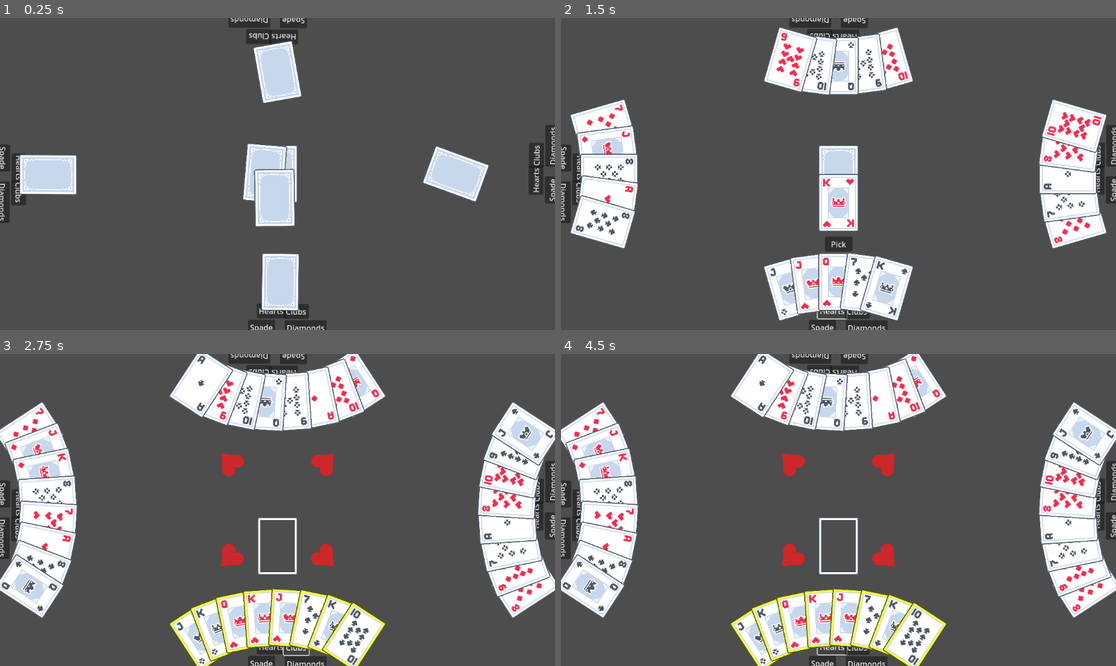
Above: before the commit, frames 1-4 (two rows, left to right).
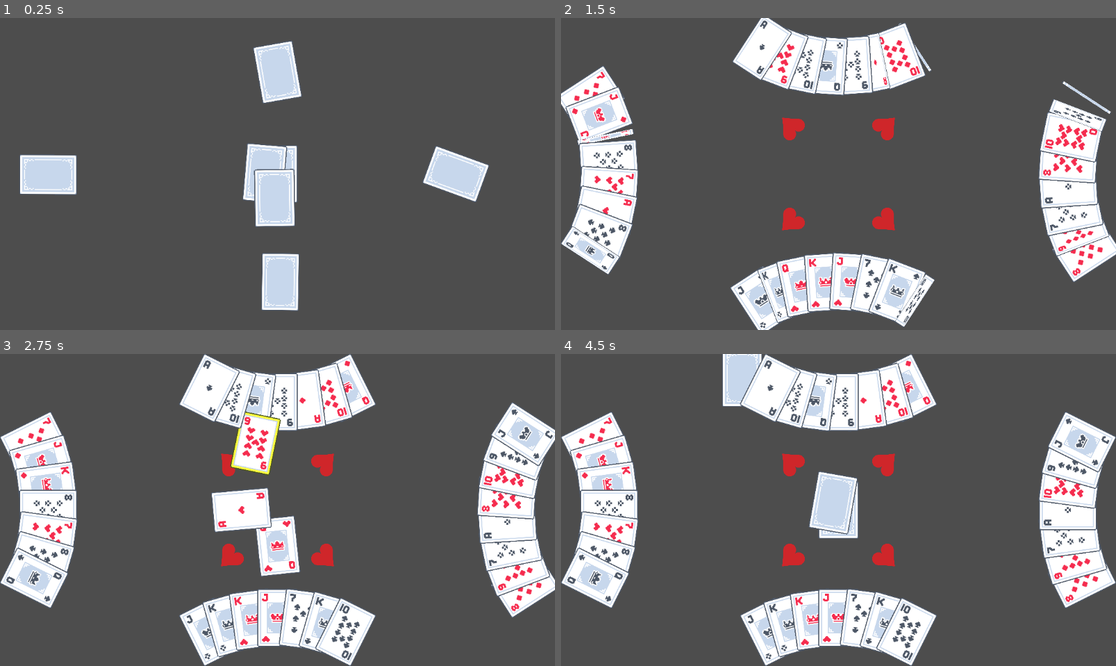
Above: after the commit, the same moments.

Repository: MathieuVavrille/BeloteAI
Game: Godot game, scene res://deal_ui.tscn
The game is run twice, just before and just after one commit, with the same random seed, the same clock (stepped at 60 frames per second) and the same inputs.
Inputs (mouse positions are in pixels of both pictures, inside the frame that each line leads up to):
- Up to frame 1 (0.25 s): no input
- Up to frame 2 (1.5 s): click (821, 326) at 0.5 s, where only the run before the commit has a clickable "Spade"; click (832, 311) at 1.25 s, where only the run before the commit has a clickable "Hearts"
- Up to frame 3 (2.75 s): click (294, 647) at 2 s, where only the run before the commit has a clickable "Clubs"
- Up to frame 4 (4.5 s): click (866, 662) at 2.75 s, where only the run before the commit has a clickable "Diamonds"; click (821, 662) at 3.5 s, where only the run before the commit has a clickable "Spade"; click (832, 647) at 4.25 s, where only the run before the commit has a clickable "Hearts"

The runs differ from the first frame. In frame 1, 2.7% of the frame differs, in the area x 0-100%, y 0-100%; in frame 2, 20%; in frame 3, 19%; in frame 4, 20%.

Commit message:
fully functional game for one round (but you always take the trump card)

Diff:
--- a/deal_ui.gd
+++ b/deal_ui.gd
@@ -14,10 +14,6 @@
 	var dealt_card = $Deck/Deck.cards.pop_back()
 	all_hands[hand_to_deal%4].add_card(dealt_card, true)#, hand_to_deal%4 == 0)
 	hand_to_deal += 1
-
-
-func _on_trick_trick_won(winner: int) -> void:
-	all_hands[winner].add_trick($Deck/Trick)
 
 
 func _on_start_pressed() -> void:
@@ -50,4 +46,22 @@
 func start_round():
 	var trick = load("res://trick.tscn").instantiate()
 	trick.hands = all_hands
+	trick.trick_finished.connect(_on_trick_finished)
 	$Deck.add_child(trick)
+
+func _on_trick_finished(last_trick: int):
+	for hand in all_hands:
+		print("----------")
+		for card in hand.cards_won:
+			print(str(card.suit == hand.trump) + " " + str(card.rank))
+	var team_points = $Bottom/Hand.points_won + $Top/Hand.points_won + (10 if last_trick else 0)
+	var opponents_points = $Left/Hand.points_won + $Right/Hand.points_won + (10 if not last_trick else 0)
+	$Label.text = str(team_points) + " - " + str(opponents_points) + "\n You " + ("Won" if team_points > opponents_points else "Lost") + "!"
+	$Label.visible = true
+	var card_cpt = 0
+	for hand in all_hands:
+		for card in hand.cards_won:
+			get_tree().create_timer(card_cpt * Hand.CARD_MOVEMENT_DURATION / 2).timeout.connect(
+				func(): $Deck/Deck.add_card(card))
+			card_cpt += 1
+	print(card_cpt)
--- a/deal_ui.tscn
+++ b/deal_ui.tscn
@@ -98,4 +98,24 @@
 grow_vertical = 2
 text = "Start"
 
+[node name="Label" type="Label" parent="."]
+visible = false
+layout_mode = 1
+anchors_preset = 8
+anchor_left = 0.5
+anchor_top = 0.5
+anchor_right = 0.5
+anchor_bottom = 0.5
+offset_left = -20.0
+offset_top = -11.5
+offset_right = 20.0
+offset_bottom = 11.5
+grow_horizontal = 2
+grow_vertical = 2
+theme_override_colors/font_color = Color(0, 0, 0, 1)
+theme_override_font_sizes/font_size = 80
+text = "125 - 34
+You won"
+horizontal_alignment = 1
+
 [connection signal="pressed" from="Start" to="." method="_on_start_pressed"]
--- a/deck.gd
+++ b/deck.gd
@@ -17,3 +17,9 @@
 	cards.shuffle()
 	for i in range(len(cards)):
 		cards[i].z_index = i
+
+func add_card(card: Card):
+	ChildExchange.exchange(card, self)
+	cards.append(card)
+	card.tween_position(Vector2.ZERO, 0, Hand.CARD_MOVEMENT_DURATION )
+	get_tree().create_timer(Hand.CARD_MOVEMENT_DURATION / 2.).timeout.connect(func(): card.z_index=len(cards))
--- a/hand.gd
+++ b/hand.gd
@@ -12,23 +12,30 @@
 var angle_between_cards = PI / 12
 
 var cards = []
+var cards_won = []
+var points_won = 0
 var trump = null:
 	set(new_trump):
 		trump = new_trump
 		cards.sort_custom(Card.generate_order(trump))
 		position_cards()
 
+func send_play_card_signal(card):
+	card.highlighted = false
+	for j in range(len(cards)):
+		cards[j].highlighted = false
+	card.tween_scale(1)
+	play_card.emit(card)
+	position_cards()
+
+
 
 func _input(event):
 	if event is InputEventMouseButton and event.pressed:
 		for i in range(len(cards)-1, -1, -1):
 			if cards[i].is_hovered and cards[i].highlighted:
-				for j in range(len(cards)):
-					cards[j].highlighted = false
 				var selected_card = cards.pop_at(i)
-				selected_card.tween_scale(1)
-				play_card.emit(selected_card)
-				position_cards()
+				send_play_card_signal(selected_card)
 				return
 
 
@@ -48,7 +55,7 @@
 		var goal_position = Vector2(cos(angle) * big_radius, -sin(angle) * small_radius)
 		var card_rotation = -small_radius**2 * goal_position.x / big_radius**2 / goal_position.y
 		cards[i].tween_position(goal_position, atan(card_rotation), CARD_MOVEMENT_DURATION)
-		get_tree().create_timer(0.25).timeout.connect(func(): cards[i].z_index=i)
+		get_tree().create_timer(CARD_MOVEMENT_DURATION / 2.).timeout.connect(func(): cards[i].z_index=i)
 
 
 func swap_cards(i, j):
@@ -68,6 +75,15 @@
 func add_trick(trick):
 	ChildExchange.exchange(trick, self)
 	trick.tween_position(Vector2(big_radius, -small_radius / 2.), 0, 1.)
+
+func add_card_won(card):
+	points_won += max(0, Card.TRUMP_VALUES[card.rank] if card.suit == trump else Card.CARDS_VALUES[card.rank])
+	ChildExchange.exchange(card, self)
+	cards_won.append(card)
+	card.tween_position(Vector2(big_radius, -small_radius / 2.), 0, CARD_MOVEMENT_DURATION)
+	var current_len = len(cards)
+	get_tree().create_timer(CARD_MOVEMENT_DURATION / 2.).timeout.connect(
+		func(): card.z_index = current_len - 40)
 
 func activate_possible_cards(selected_suit, opponent_wins, highest_trump):
 	var has_better_trump = false
@@ -89,22 +105,34 @@
 					if card.suit == trump and (highest_trump == null or Card.TRUMP_VALUES[card.rank] > highest_trump):
 						card.highlighted = true
 			else: # my teamate wins
-				for card in cards:
-					card.highlighted = true
+				activate_all_cards()
 	else:  # selected_suit == trump
 		if has_better_trump:  # has a better one
 			for card in cards:
-				if card.suit == trump and highest_trump == null or Card.TRUMP_VALUES[card.rank] > highest_trump:
+				if card.suit == trump and (highest_trump == null or Card.TRUMP_VALUES[card.rank] > highest_trump):
 					card.highlighted = true
 		elif has_selected_suit:  # has suit but less
 			for card in cards:
 				if card.suit == trump:
 					card.highlighted = true
 		else:  # Not the suit
-			for card in cards:
-				card.highlighted = true
+			activate_all_cards()
 
 
-func activate_cards(activation):
+func activate_all_cards():
+	for card in cards:
+		card.highlighted = true
+
+func play_random():
+	var nb_highlighted_cards = 0
+	for card in cards:
+		if card.highlighted:
+			nb_highlighted_cards += 1
+	var card_to_play = randi() % nb_highlighted_cards
 	for i in range(len(cards)):
-		cards[i].highlighted = activation[i]
+		if cards[i].highlighted:
+			if card_to_play == 0:
+				send_play_card_signal(cards.pop_at(i))
+				return
+			else:
+				card_to_play -= 1
--- a/hand.tscn
+++ b/hand.tscn
@@ -5,60 +5,3 @@
 [node name="Hand" type="Node2D"]
 position = Vector2(576, 432)
 script = ExtResource("1_e2n31")
-
-[node name="Spades" type="Button" parent="."]
-anchors_preset = 8
-anchor_left = 0.5
-anchor_top = 0.5
-anchor_right = 0.5
-anchor_bottom = 0.5
-offset_left = -59.0
-offset_top = -21.0
-offset_right = -7.0
-offset_bottom = 10.0
-grow_horizontal = 2
-grow_vertical = 2
-text = "Spade"
-
-[node name="Hearts" type="Button" parent="."]
-anchors_preset = 8
-anchor_left = 0.5
-anchor_top = 0.5
-anchor_right = 0.5
-anchor_bottom = 0.5
-offset_left = -43.0
-offset_top = -55.0
-offset_right = 17.0
-offset_bottom = -24.0
-grow_horizontal = 2
-grow_vertical = 2
-text = "Hearts"
-
-[node name="Clubs" type="Button" parent="."]
-anchors_preset = 8
-anchor_left = 0.5
-anchor_top = 0.5
-anchor_right = 0.5
-anchor_bottom = 0.5
-offset_left = 13.0
-offset_top = -54.0
-offset_right = 65.0
-offset_bottom = -23.0
-grow_horizontal = 2
-grow_vertical = 2
-text = "Clubs"
-
-[node name="Diamonds" type="Button" parent="."]
-anchors_preset = 8
-anchor_left = 0.5
-anchor_top = 0.5
-anchor_right = 0.5
-anchor_bottom = 0.5
-offset_left = 15.0
-offset_top = -20.0
-offset_right = 102.0
-offset_bottom = 11.0
-grow_horizontal = 2
-grow_vertical = 2
-text = "Diamonds
-"
--- a/trick.gd
+++ b/trick.gd
@@ -1,11 +1,17 @@
 extends Node2D
 
-signal trick_won(winner: int)
+signal trick_finished(last_trick: int)
 
 const RADIUS = 75
 const THROW_RANDOMNESS = 20
+const PLAY_RANDOM_TIMER = 0.25
+const CARD_RETRIEVAL_WAIT = 0.25
+const CARD_RETRIEVAL_TIME = 0.25
+const FLIP_TIMER = 0.25
+const CARD_TO_WINNER_WAIT = 0.25
 
 var start_direction = 0
+var current_direction = 0
 var cards = []
 var best_card_id = null
 var trump = Card.Suit.SPADES
@@ -13,14 +19,20 @@
 
 # Called when the node enters the scene tree for the first time.
 func _ready() -> void:
-	rotation = start_direction * PI/2
 	trump = hands[0].trump
 	for hand in hands:
 		hand.play_card.connect(add_card)
-	var available_cards = []
-	for i in range(len(hands[start_direction].cards)):
-		available_cards.append(true)
-	hands[start_direction].activate_cards(available_cards)
+	start_trick()
+
+func start_trick():
+	best_card_id = null
+	cards = []
+	$Placeholder.visible = true
+	$Placeholder.rotation = start_direction * PI/2
+	$Placeholder.position = Vector2(cos($Placeholder.rotation + PI/2), sin($Placeholder.rotation + PI/2)) * RADIUS
+	hands[start_direction].activate_all_cards()
+	if start_direction != 10:
+		get_tree().create_timer(PLAY_RANDOM_TIMER).timeout.connect(hands[start_direction].play_random)
 
 
 func _process(_delta: float) -> void:
@@ -41,22 +53,42 @@
 	cards.back().z_index = len(cards) - 1
 	if len(cards) < 4:
 		move_placeholder()
-		var opponent_wins = len(cards) - 2 == best_card_id
-		hands[(len(cards) + start_direction)%4].activate_possible_cards(cards[0].suit, opponent_wins, null if cards[best_card_id].suit != trump else Card.TRUMP_VALUES[cards[best_card_id].rank])
+		var teammate_wins = len(cards) - 2 == best_card_id
+		if len(hands[(len(cards) + start_direction)%4].cards) != 1:
+			hands[(len(cards) + start_direction)%4].activate_possible_cards(cards[0].suit, not teammate_wins, null if cards[best_card_id].suit != trump else Card.TRUMP_VALUES[cards[best_card_id].rank])
+			if (len(cards) + start_direction)%4 != -1:
+				get_tree().create_timer(PLAY_RANDOM_TIMER).timeout.connect(hands[(len(cards) + start_direction)%4].play_random)
+		else:
+			hands[(len(cards) + start_direction)%4].activate_all_cards()
+			get_tree().create_timer(PLAY_RANDOM_TIMER).timeout.connect(hands[(len(cards) + start_direction)%4].play_random)
 	else:
 		$Placeholder.visible = false
 		cards[best_card_id].highlighted = true
 		cards[best_card_id].z_index = 4
-		get_tree().create_timer(1.).timeout.connect(bring_all_cards)
-		get_tree().create_timer(2.5).timeout.connect(flip)
-		get_tree().create_timer(2.5 + Card.FLIP_DURATION).timeout.connect(func(): trick_won.emit((start_direction + best_card_id) % 4))
+		get_tree().create_timer(CARD_RETRIEVAL_WAIT).timeout.connect(bring_all_cards)
+
 
 func bring_all_cards():
 	for card in cards:
-		card.tween_position(Vector2.ZERO, 0, 1.)
+		card.tween_position(Vector2.ZERO, 0, CARD_RETRIEVAL_TIME)
+	get_tree().create_timer(CARD_RETRIEVAL_TIME + FLIP_TIMER).timeout.connect(flip)
 func flip():
 	for card in cards:
 		card.flip()
+	get_tree().create_timer(Card.FLIP_DURATION + CARD_TO_WINNER_WAIT).timeout.connect(give_all_card_to_winner)
+func give_all_card_to_winner():
+	for i in range(len(cards)):
+		cards[i].z_index = len(cards)-i
+		cards[i].highlighted = false
+		get_tree().create_timer(Hand.CARD_MOVEMENT_DURATION * i).timeout.connect(
+			func(): hands[(start_direction + best_card_id) % 4].add_card_won(cards[i]))
+	get_tree().create_timer(Hand.CARD_MOVEMENT_DURATION * 4).timeout.connect(restart_trick)
+func restart_trick():
+	if len(hands[0].cards) == 0:
+		trick_finished.emit((start_direction + best_card_id) % 2 == 0)
+	else:
+		start_direction = (start_direction + best_card_id) % 4
+		start_trick()
 
 func set_modulo_rotation(goal_rotation):
 	while rotation < goal_rotation:
--- a/trump_picker.gd
+++ b/trump_picker.gd
@@ -19,7 +19,7 @@
 	current_card = card
 	[$Diamonds, $Clubs, $Hearts, $Spades][current_card.suit].disabled = true
 	[$Diamonds, $Clubs, $Hearts, $Spades][current_card.suit].modulate.a = 0.25
-	get_tree().create_timer(1).timeout.connect(func(): card_taken(current_card.suit))
+	get_tree().create_timer(0.25).timeout.connect(func(): card_taken(current_card.suit))
 	process_card()
 
 
